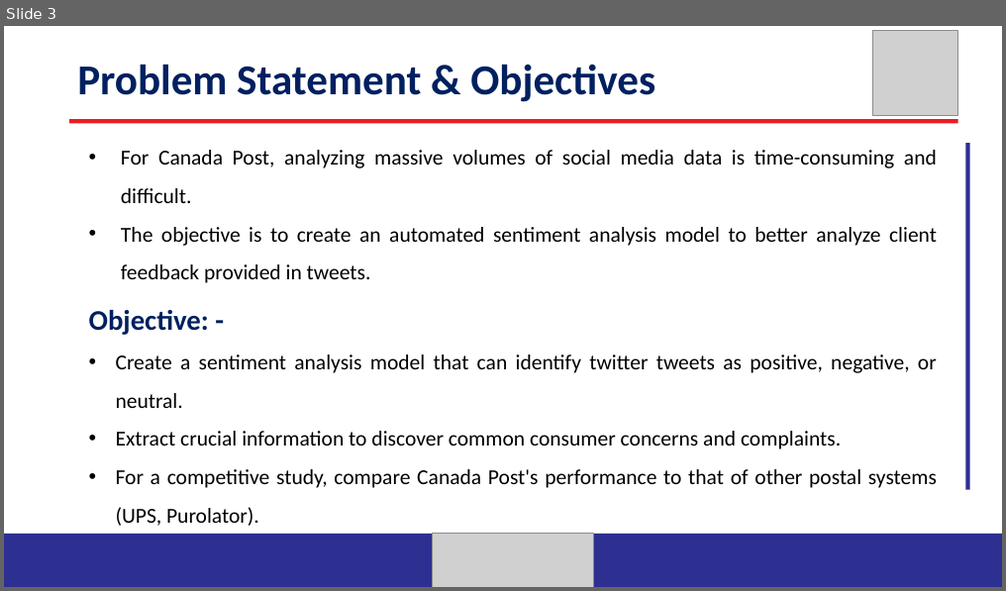
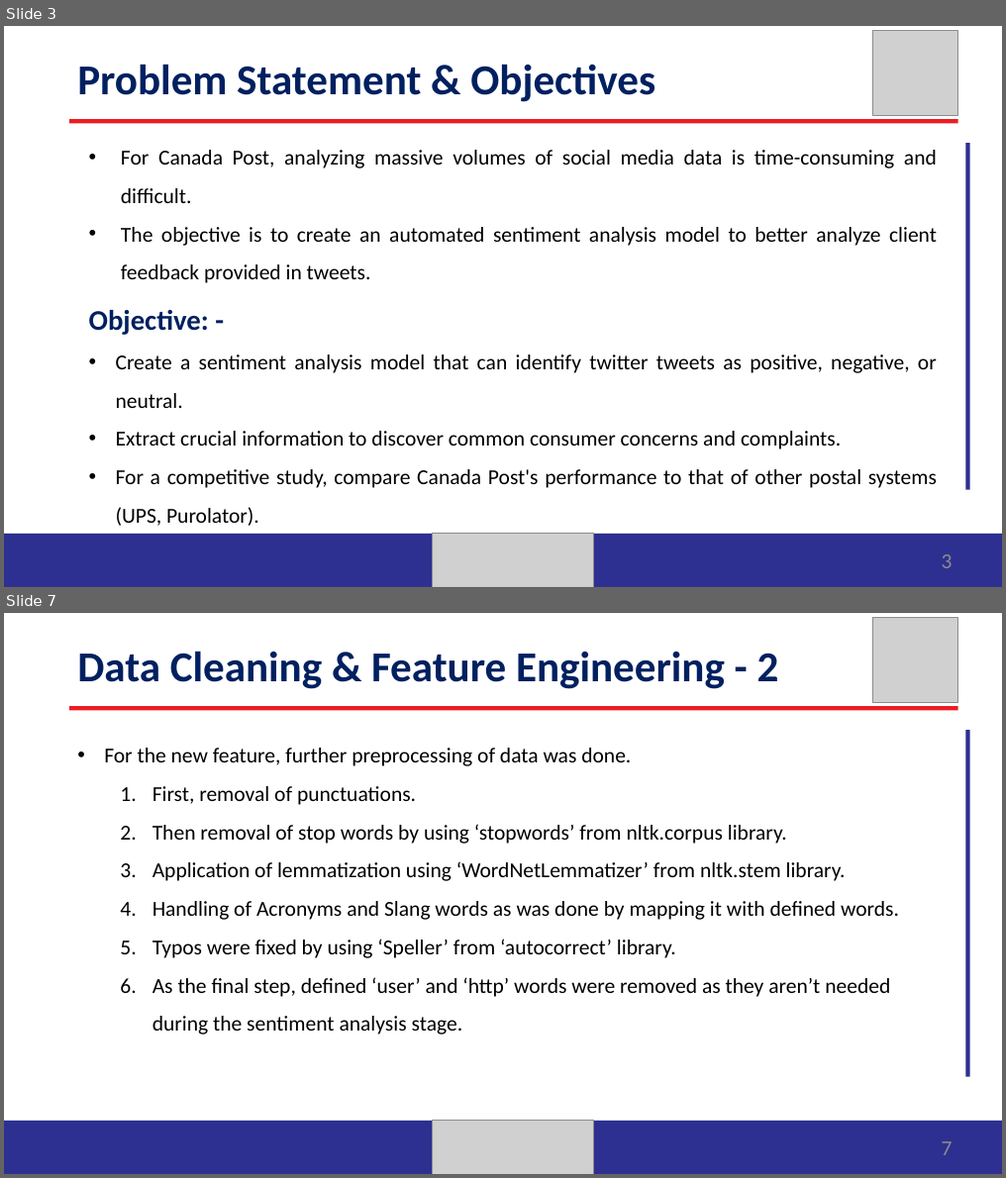
Before and after one commit to Rushanthi23/canadapost_sentiment_analysis, a slide deck: FinalProject_Group2_NLP.pptx. Shown one above the other, each under a label of ours: slide 3 before the commit, slides 3 and 7 after it; the slides between them are not shown. The pictures are 1006x591 and 1006x1178 pixels, drawn with LibreOffice and Linux fonts; fonts in the diff are those of the drawing; grey boxes stand for pictures. Boxes give left, top, right and bottom in pixels: in the first picture for what was removed or moved away, otherwise in the second. Text is boxed around its words. In the diff, an @@ line names an element or a change of style, - is before the commit and + after.

```diff
--- a/FinalProject_Group2_NLP.pptx
+++ b/FinalProject_Group2_NLP.pptx
@@ slide 7 added at box(4, 613, 1002, 1174), background #FFFFFF @@
@@ picture added at box(873, 617, 958, 703) @@
@@ text added at box(77, 651, 779, 689), 36 pt, text #002060, bold @@
+Data Cleaning & Feature Engineering - 2
@@ freeform shape added at box(69, 706, 958, 710), fill #ED1C22 @@
@@ freeform shape added at box(966, 730, 970, 1077), fill #2D3091 @@
@@ text added at box(104, 748, 899, 1035), 18 pt, text #000000 @@
+• For the new feature, further preprocessing of data was done.
+  1. First, removal of punctuations.
+  2. Then removal of stop words by using ‘stopwords’ from nltk.corpus library.
+  3. Application of lemmatization using ‘WordNetLemmatizer’ from nltk.stem library.
+  4. Handling of Acronyms and Slang words as was done by mapping it with defined words.
+  5. Typos were fixed by using ‘Speller’ from ‘autocorrect’ library.
+  6. As the final step, defined ‘user’ and ‘http’ words were removed as they aren’t needed during the sentiment analysis stage.
@@ freeform shape added at box(4, 1121, 503, 1174), fill #2D3091 @@
@@ picture added at box(433, 1121, 594, 1174) @@
@@ picture added at box(440, 1125, 593, 1174) @@
@@ freeform shape added at box(543, 1121, 1002, 1174), fill #2D3091 @@
@@ page number added at box(942, 1142, 952, 1156), 18 pt, text #8C8C8C @@
+7
@@ slide 3 changed as well @@
@@ page number added at box(942, 555, 952, 569), 18 pt, text #8C8C8C @@
+3
```
Also in this commit, not shown: 10 other slides changed, 5 other slides added, 1 other file.
